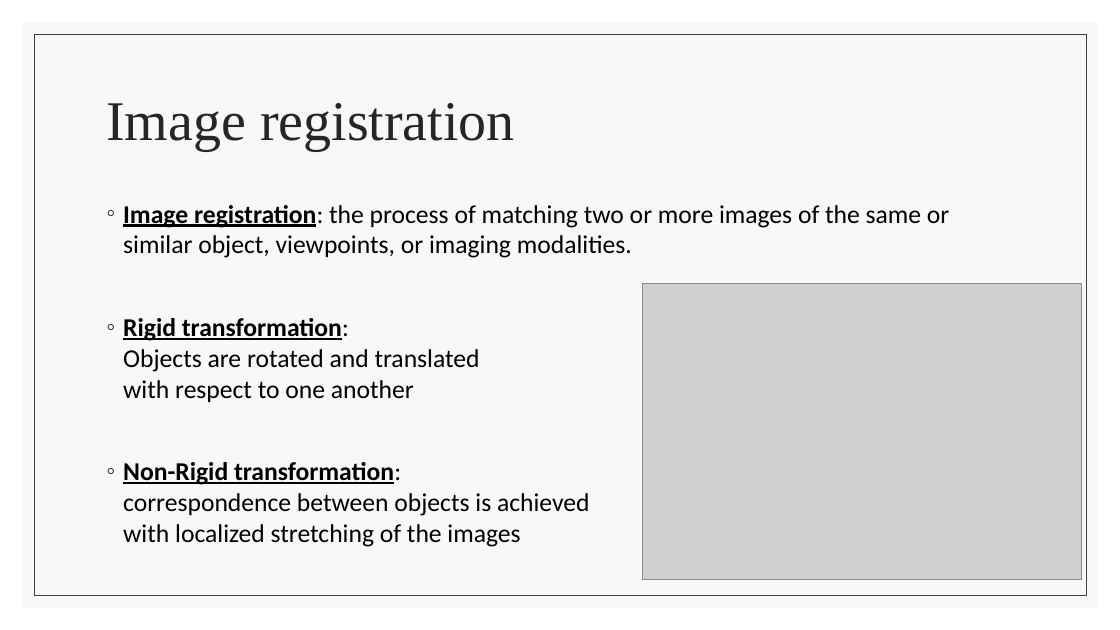
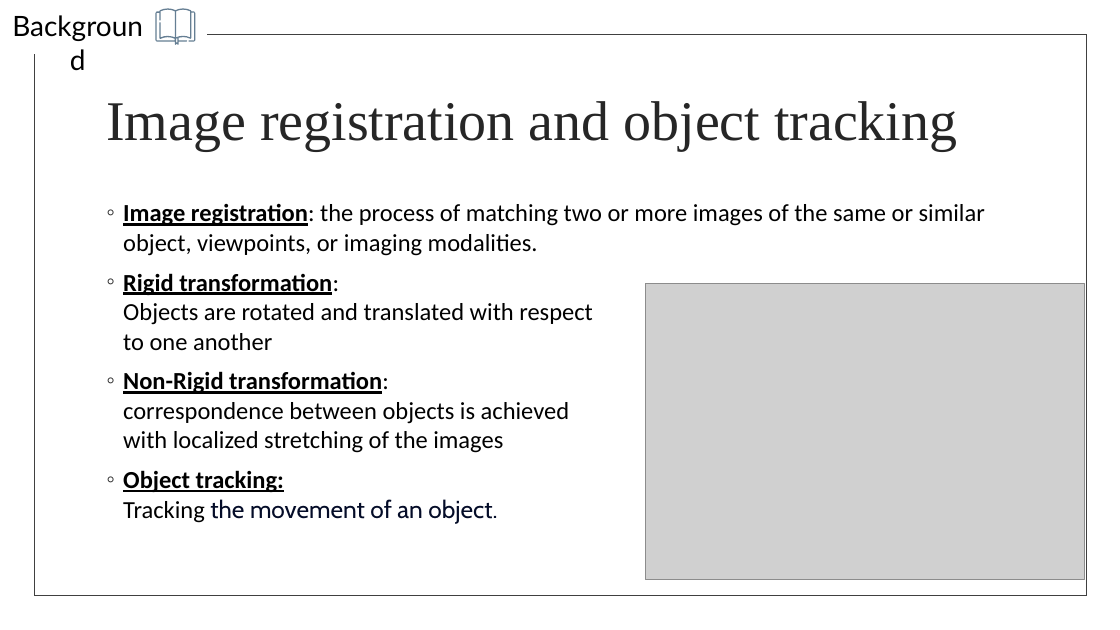
Before and after one commit to liordvir/AOTV, a slide deck: slide 4 of updated_presentation.pptx. Drawn at 1120x630 pixels with LibreOffice and Linux fonts; fonts in the diff are those of the drawing; grey boxes stand for pictures. Boxes give left, top, right and bottom in pixels: in the first picture for what was removed or moved away, otherwise in the second. Text is boxed around its words. In the diff, an @@ line names an element or a change of style, - is before the commit and + after.

```diff
--- a/updated_presentation.pptx
+++ b/updated_presentation.pptx
@@ rectangle added at <box>0,1,206,54</box>, fill #FFFFFF, outline #FFFFFF 1 pt @@
@@ text added at <box>0,0,155,45</box>, 24 pt, text #000000 @@
+Background
@@ rectangle removed at <box>22,22,1099,608</box> @@
@@ freeform shape added at <box>155,8,196,45</box>, fill #657E93 @@
@@ title at <box>106,101,957,150</box>: text changed @@
-Image registration
+Image registration and object tracking
@@ text at <box>123,203,985,453</box>: size 22 to 21 pt in "Image registration: the process of matching two ...", "Rigid transformation: Objects are rotated and translated ...", "Non-Rigid transformation: correspondence between objects is  ..." @@
@@ text at <box>123,470,497,523</box>: paragraph added @@
+◦ Object tracking:
+  Tracking the movement of an object.
```
Also in this commit, not shown: 11 other slides changed, 1 slide added, 1 slide removed, 1 other file.
